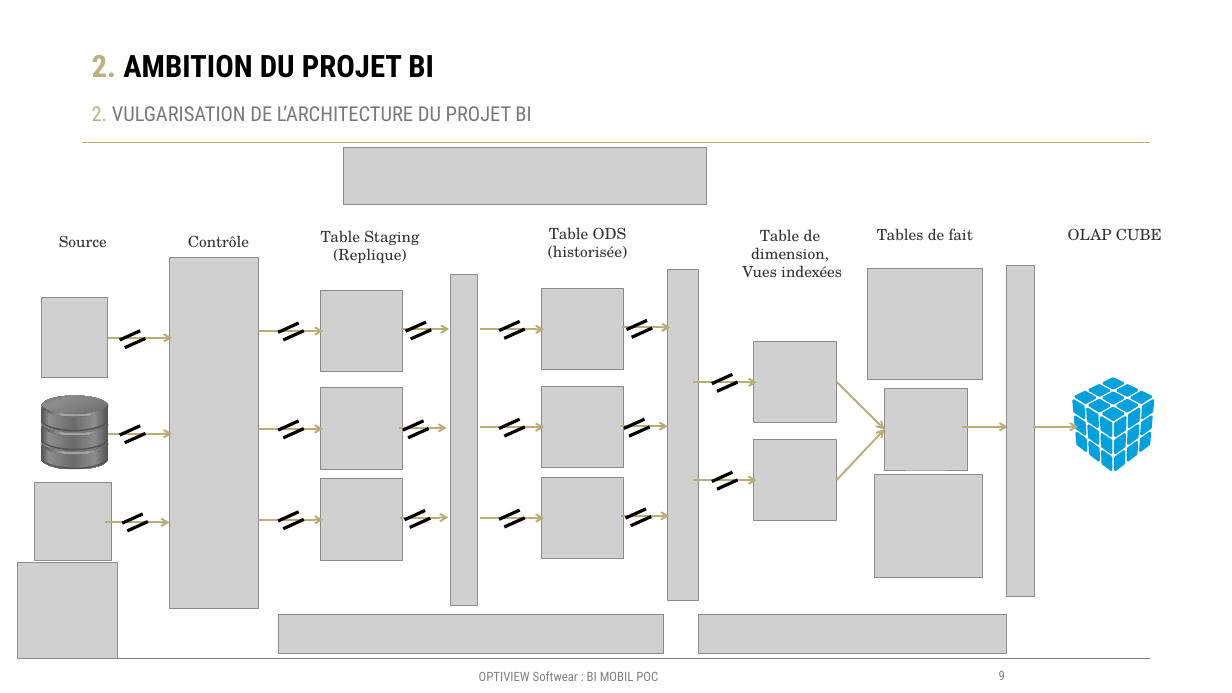
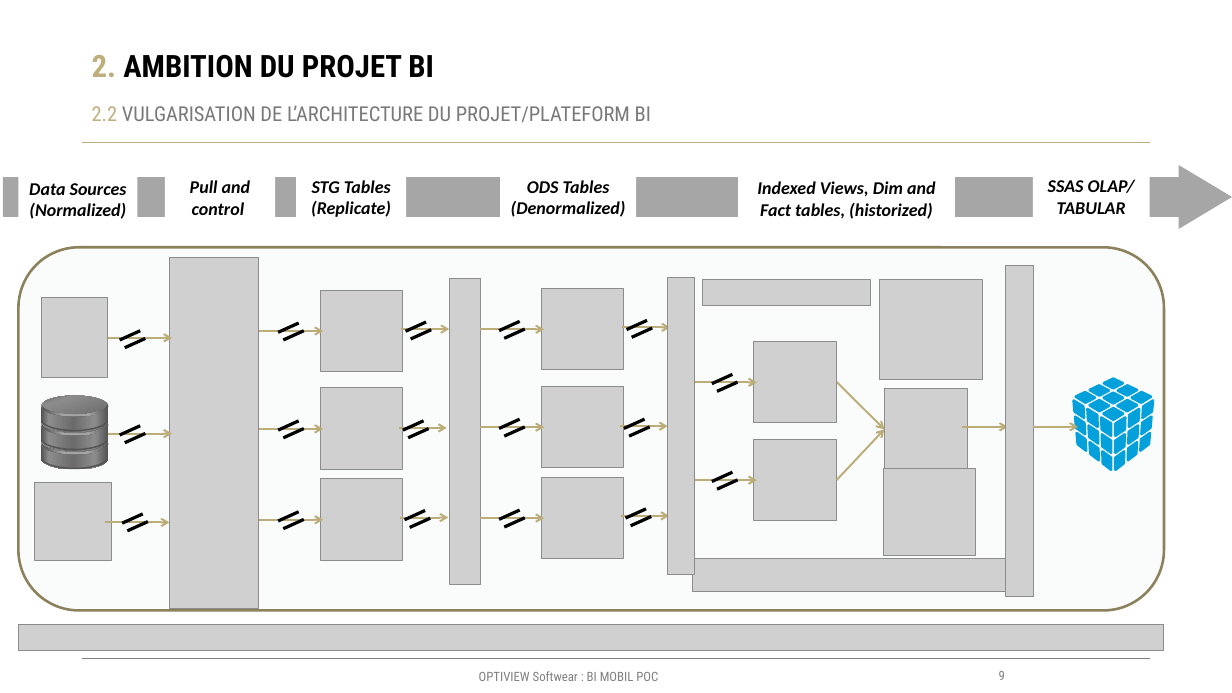
Before and after one commit to DIBASSI/ZEUS, a slide deck: slide 9 of Documentation/CHAPITRE 01 - Livret d'acceuille.pptx. Drawn at 1232x693 pixels with LibreOffice and Linux fonts; fonts in the diff are those of the drawing; grey boxes stand for pictures; background and template pictures are left out. Boxes give left, top, right and bottom in pixels: in the first picture for what was removed or moved away, otherwise in the second. Text is boxed around its words. In the diff, an @@ line names an element or a change of style, - is before the commit and + after.

```diff
--- a/Documentation/CHAPITRE 01 - Livret d'acceuille.pptx
+++ b/Documentation/CHAPITRE 01 - Livret d'acceuille.pptx
@@ text at (x1=92, y1=105, x2=651, y2=122): text changed @@
-2. VULGARISATION DE L’ARCHITECTURE DU PROJET BI
+2.2 VULGARISATION DE L’ARCHITECTURE DU PROJET/PLATEFORM BI
@@ picture removed at (x1=344, y1=147, x2=707, y2=204) @@
@@ right arrow added at (x1=3, y1=165, x2=1232, y2=229), fill #A6A6A6 @@
@@ text "ODS Tables" at (x1=511, y1=180, x2=626, y2=217): vertical alignment top to middle @@
@@ text at (x1=1048, y1=179, x2=1135, y2=214): text changed; size 12 to 14 pt; font TeX Gyre Schola to Calibri; text colour #333333 to #000000; bold on; italic on @@
-OLAP CUBE
+SSAS OLAP/
+TABULAR
@@ text added at (x1=29, y1=183, x2=127, y2=219), 14 pt, text #000000, bold, italic @@
+Data Sources (Normalized)
@@ text added at (x1=190, y1=180, x2=250, y2=215), 14 pt, text #000000, bold, italic @@
+Pull and control
@@ text added at (x1=311, y1=180, x2=391, y2=217), 14 pt, text #000000, bold, italic @@
+STG Tables
+(Replicate)
@@ text at (x1=511, y1=180, x2=626, y2=217): text changed; size 12 to 14 pt; font TeX Gyre Schola to Calibri; text colour #333333 to #000000; bold on; italic on @@
-Table ODS
-(historisée)
+ODS Tables
+(Denormalized)
@@ text added at (x1=757, y1=181, x2=935, y2=219), 14 pt, text #000000, bold, italic @@
+Indexed Views, Dim and Fact tables, (historized)
@@ text removed at (x1=59, y1=235, x2=107, y2=247) @@
-Source
@@ text removed at (x1=188, y1=235, x2=249, y2=247) @@
-Contrôle
@@ text removed at (x1=321, y1=230, x2=419, y2=263) @@
-Table Staging
-(Replique)
@@ text removed at (x1=742, y1=229, x2=842, y2=277) @@
-Table de dimension,
-Vues indexées
@@ text removed at (x1=877, y1=228, x2=973, y2=240) @@
-Tables de fait
@@ rounded rectangle added at (x1=18, y1=248, x2=1165, y2=611), fill #FAFBFB, outline #8D815C 2 pt @@
@@ picture resized from (x1=667, y1=270, x2=699, y2=601) to (x1=449, y1=278, x2=481, y2=584) @@
@@ picture resized from (x1=450, y1=275, x2=477, y2=606) to (x1=667, y1=277, x2=694, y2=575) @@
@@ picture resized from (x1=699, y1=615, x2=1006, y2=654) to (x1=703, y1=280, x2=871, y2=306) @@
@@ picture resized from (x1=868, y1=268, x2=983, y2=380) to (x1=880, y1=280, x2=983, y2=380) @@
@@ picture resized from (x1=875, y1=475, x2=983, y2=579) to (x1=884, y1=469, x2=975, y2=556) @@
@@ picture removed at (x1=18, y1=563, x2=116, y2=659) @@
@@ picture resized from (x1=278, y1=615, x2=664, y2=654) to (x1=693, y1=559, x2=1006, y2=592) @@
@@ picture added at (x1=18, y1=625, x2=1164, y2=651) @@
```
Also in this commit, not shown: 2 other slides changed, 2 slides added, 5 slides removed, 1 other file.
